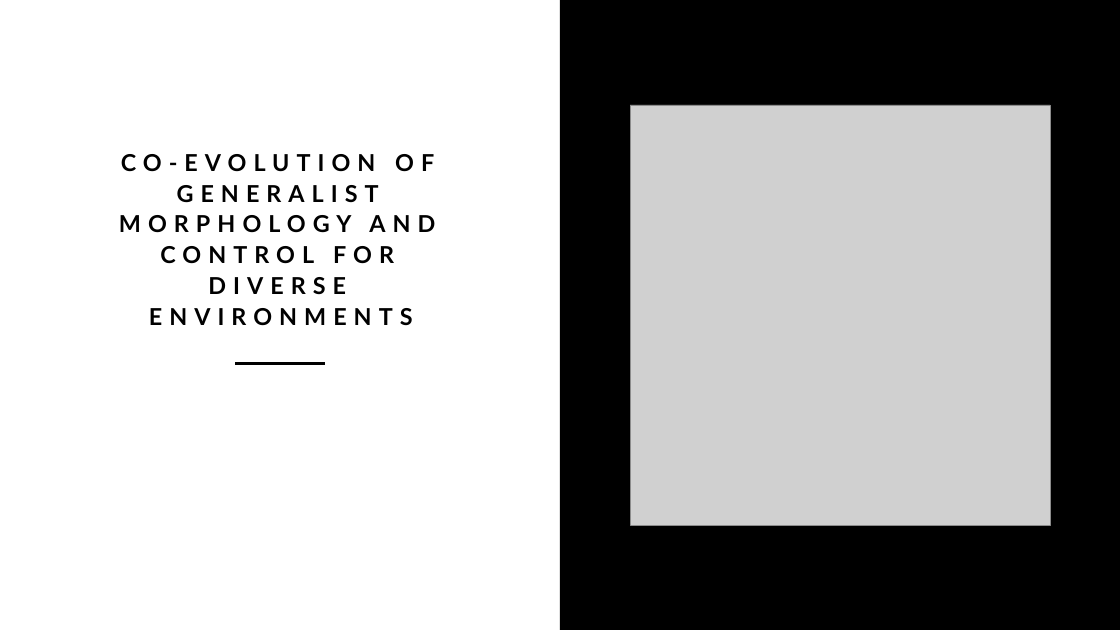
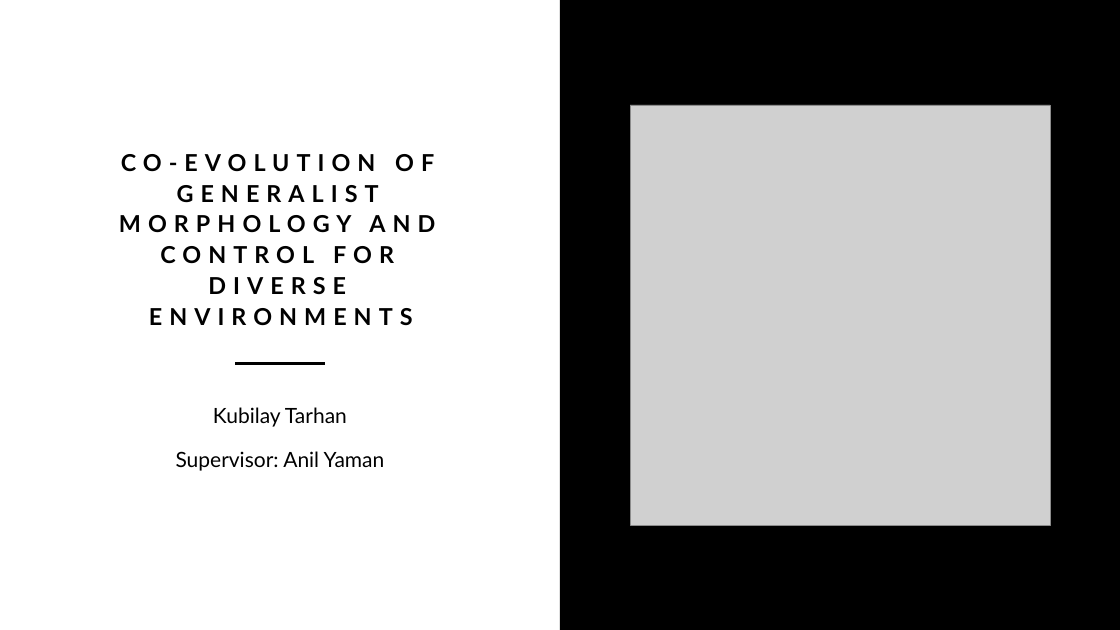
Before and after one commit to TarhanTech/evolving_generalists_morphology_and_controller, a slide deck: slide 1 of thesis_presentation.pptx. Drawn at 1120x630 pixels with LibreOffice and Linux fonts; fonts in the diff are those of the drawing; grey boxes stand for pictures. Boxes give left, top, right and bottom in pixels: in the first picture for what was removed or moved away, otherwise in the second. Text is boxed around its words. In the diff, an @@ line names an element or a change of style, - is before the commit and + after.

```diff
--- a/thesis_presentation.pptx
+++ b/thesis_presentation.pptx
@@ subtitle added at (176, 407, 385, 471), 18 pt, text #000000 @@
+Kubilay Tarhan
+Supervisor: Anil Yaman
```
Also in this commit, not shown: 4 slides added, 18 other files.
